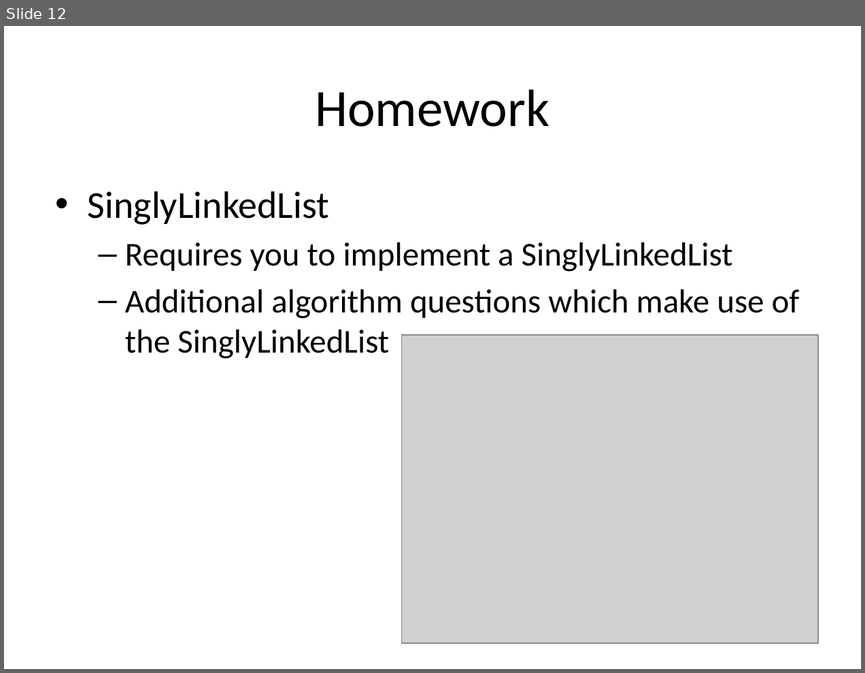
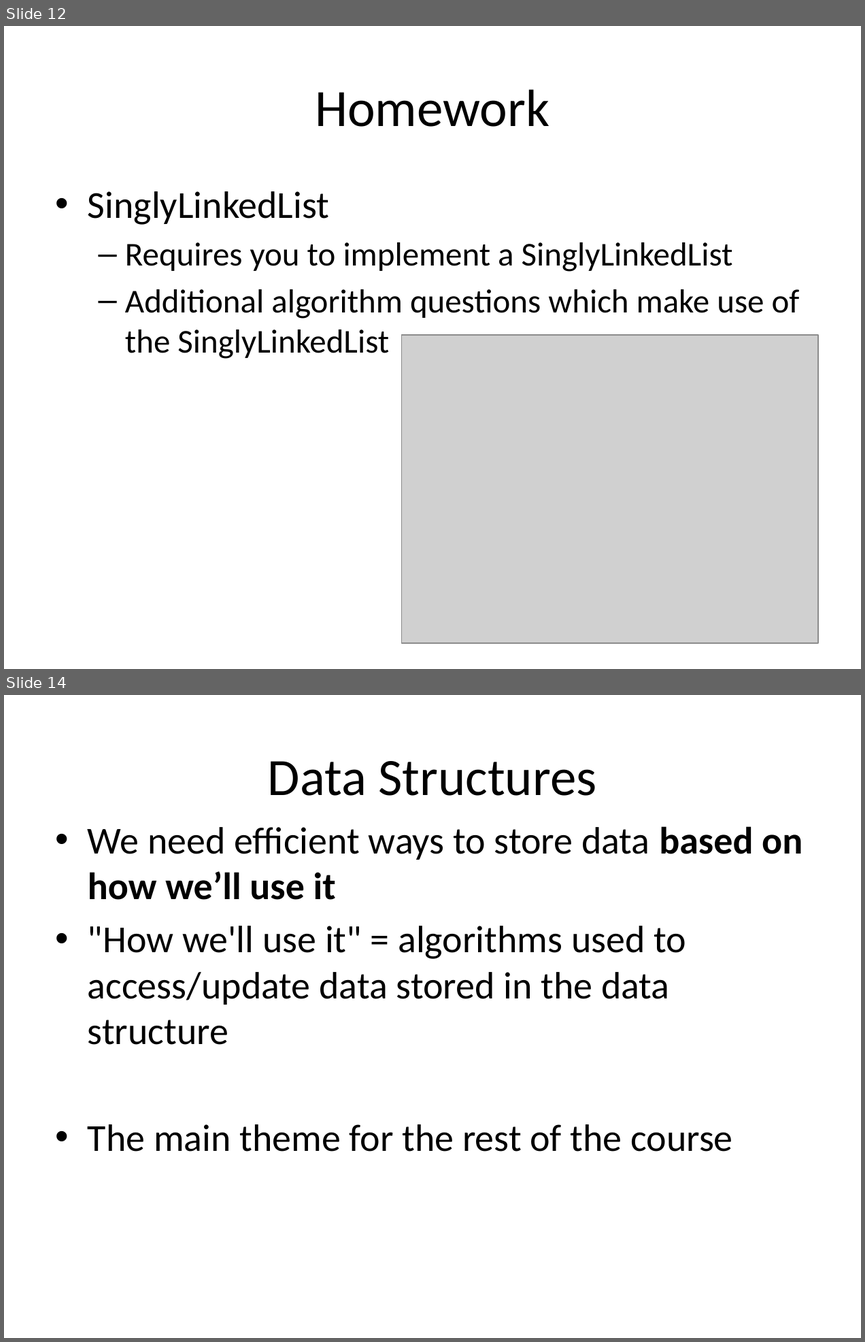
Before and after one commit to RHIT-CSSE/csse220, a slide deck: ClassMaterials/LinkedLists/Slides/LinkedLists.pptx. Shown one above the other, each under a label of ours: slide 12 before the commit, slides 12 and 14 after it; the slides between them are not shown. The pictures are 865x673 and 865x1342 pixels, drawn with LibreOffice and Linux fonts; fonts in the diff are those of the drawing; grey boxes stand for pictures. Boxes give left, top, right and bottom in pixels: in the first picture for what was removed or moved away, otherwise in the second. Text is boxed around its words. In the diff, an @@ line names an element or a change of style, - is before the commit and + after.

```diff
--- a/ClassMaterials/LinkedLists/Slides/LinkedLists.pptx
+++ b/ClassMaterials/LinkedLists/Slides/LinkedLists.pptx
@@ slide 14 added at <box>4,695,861,1338</box>, background #FFFFFF @@
@@ title added at <box>268,761,596,796</box>, 44 pt, text #000000 @@
+Data Structures
@@ text added at <box>88,826,802,1151</box>, 32 pt, text #000000 @@
+• We need efficient ways to store data based on how we’ll use it
+• "How we'll use it" = algorithms used to access/update data stored in the data structure
+• The main theme for the rest of the course
```
Also in this commit, not shown: 10 other slides added.
